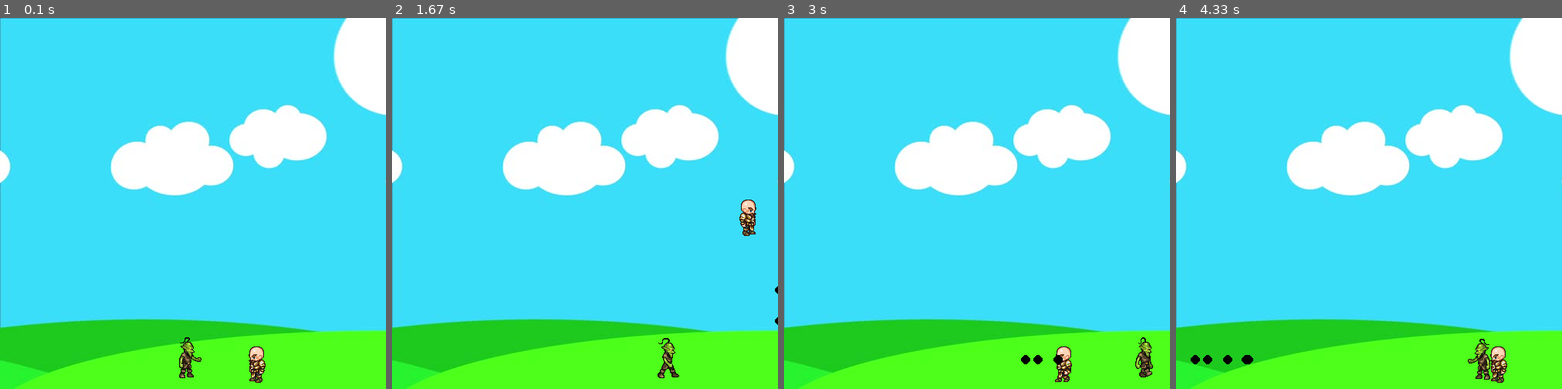
Above: before the commit, frames 1-4 (left to right).
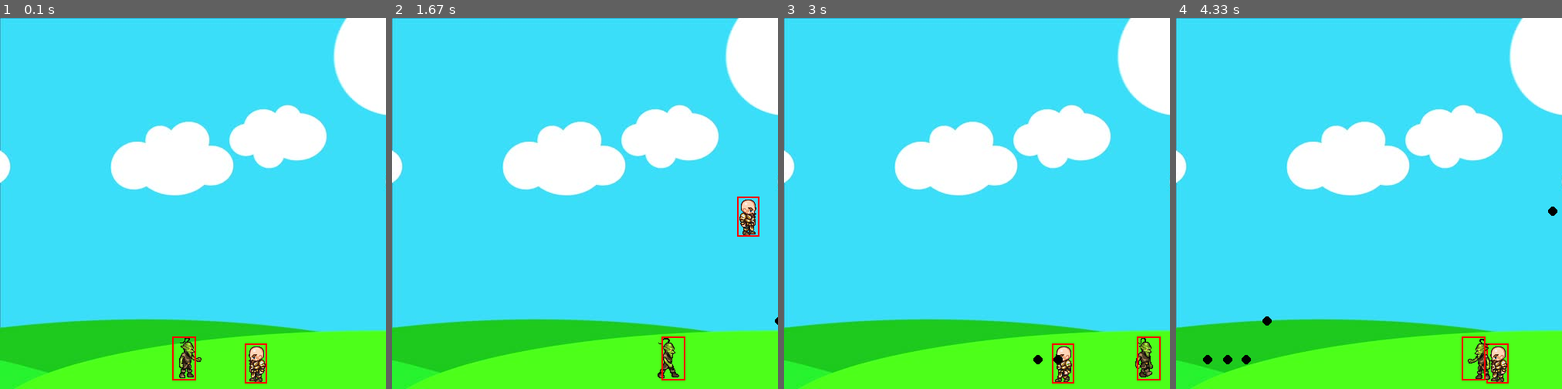
Above: after the commit, the same moments.

Repository: mkennely/learning_pygame
Game: pygame game, started from first_game.py
Same seed, same stepped clock (60 frames per second), same inputs: the game is played once before the commit and once after it.
Inputs:
- Up to frame 1 (0.1 s): no input
- Up to frame 2 (1.67 s): hold Space 0.33-0.8 s; hold Right 0.33-0.8 s; hold Right 0.83-1.3 s; tap Space at 0.9, 1.2, 1.4 s; hold Up 1.33-1.63 s
- Up to frame 3 (3 s): hold Right 1.67-2.13 s; tap Space at 1.73, 2.03, 2.23, 2.53, 2.8 s; hold Left 2.17-2.7 s; hold Left from 2.73 s (still down)
- Up to frame 4 (4.33 s): tap Space at 3.1, 3.23, 3.63, 3.93, 4.3 s; release Left at 3.13 s; hold Up 3.17-3.53 s; hold Right 3.57-4.2 s; hold Left from 4.23 s (still down)

The runs differ from the first frame. In frame 1, 0.3% of the frame differs, in the area x 44-70%, y 85-99%; in frame 2, 0.3%; in frame 3, 0.3%; in frame 4, 0.4%, in the area x 3-99%, y 50-99%.

Commit message:
Limit projectile spam

Diff:
--- a/first_game.py
+++ b/first_game.py
@@ -36,6 +36,7 @@
         self.is_right = False
         self.steps_taken = 0
         self.standing = True
+        self.hitbox = (self.x + 20, self.y, 28, 60)
 
     def set_left(self):
         self.is_left = True
@@ -65,6 +66,8 @@
                 window.blit(self.orient_right[0], (self.x, self.y))
             else:
                 window.blit(self.orient_left[0], (self.x, self.y))
+        self.hitbox = (self.x + 17, self.y + 11, 29, 52)
+        pg.draw.rect(game_window, (255, 0, 0), self.hitbox, 2)
 
 
 class Enemy(object):
@@ -80,6 +83,7 @@
         self.path = [self.x, self.end]
         self.step_count = 0
         self.velocity = 3
+        self.hitbox = (self.x + 17, self.y + 2, 31, 57)
 
     def draw(self, window):
         self.move()
@@ -92,6 +96,8 @@
         elif self.velocity < 0:
             window.blit(self.orient_left[self.step_count // 3], (self.x, self.y))
             self.step_count += 1
+        self.hitbox = (self.x + 17, self.y + 2, 31, 57)
+        pg.draw.rect(game_window, (255, 0, 0), self.hitbox, 2)
 
     def move(self):
         if self.velocity > 0:
@@ -107,7 +113,11 @@
                 self.velocity *= -1
                 self.step_count = 0
 
-
+    def is_hit(self):
+        print('Score!')
+
+
+# When you draw a circle the x,y is in the center of the circle, not the top left
 class Projectile(object):
     def __init__(self, x, y, radius, colour, direction):
         self.x = x
@@ -153,13 +163,17 @@
 ash = Player(300, 410, 64, 64)
 gary = Enemy(200, 410, 64, 64, 450)
 bullets_fired = []
-
+shot_loop = 0
 # the Main loop - as soon as the loop ends the game ends
 while window_alive:
     # using delay in place of a clock
     # 1/10 of a second
     game_clock.tick(27)
 
+    if shot_loop > 0:
+        shot_loop += 1
+    if shot_loop > 3:
+        shot_loop = 0
     # character coordinates are stored in the top left of the character
 
     for event in pg.event.get():
@@ -167,6 +181,13 @@
             window_alive = False
 
     for bullet in bullets_fired:
+        # left side is bottom of the bullet above the bottom of the hitbox
+        # right side is top of the bullet beneath the top of the hitbox
+        if bullet.y - bullet.radius < gary.hitbox[1] + gary.hitbox[3] and bullet.y + bullet.radius > gary.hitbox[1]:
+            if bullet.x - bullet.radius < gary.hitbox[0] + gary.hitbox[2] and bullet.x + bullet.radius > gary.hitbox[0]:
+                gary.is_hit()
+                bullets_fired.pop(bullets_fired.index(bullet))
+
         if 1 < bullet.x < window_width - 1:  # screen boundaries
             bullet.x += bullet.velocity
         else:
@@ -174,10 +195,13 @@
 
     key_inputs = pg.key.get_pressed()
 
-    if key_inputs[pg.K_SPACE]:
+    if key_inputs[pg.K_SPACE] and shot_loop == 0:
         direction = -1 if ash.is_left else 1
         if len(bullets_fired) < 5:
             bullets_fired.append(Projectile(round(ash.x + ash.width // 2), round(ash.y + ash.height // 2), 6, (0, 0, 0), direction))
+
+        shot_loop = 1
+
     # print(key_inputs)
     if key_inputs[pg.K_LEFT] and ash.x > ash.velocity:
         ash.x -= ash.velocity
